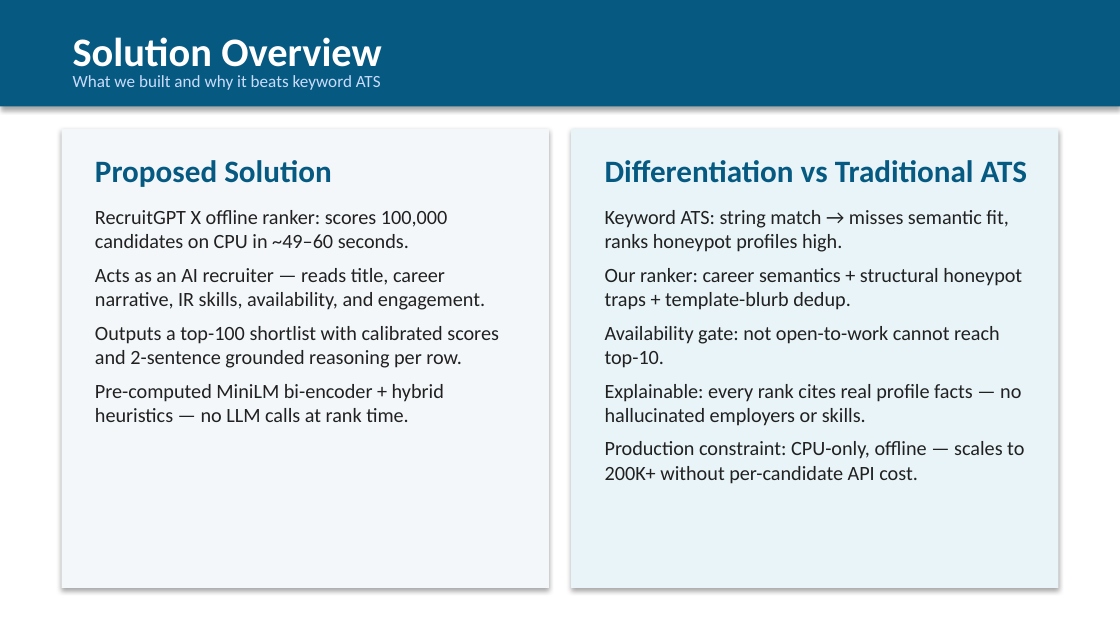
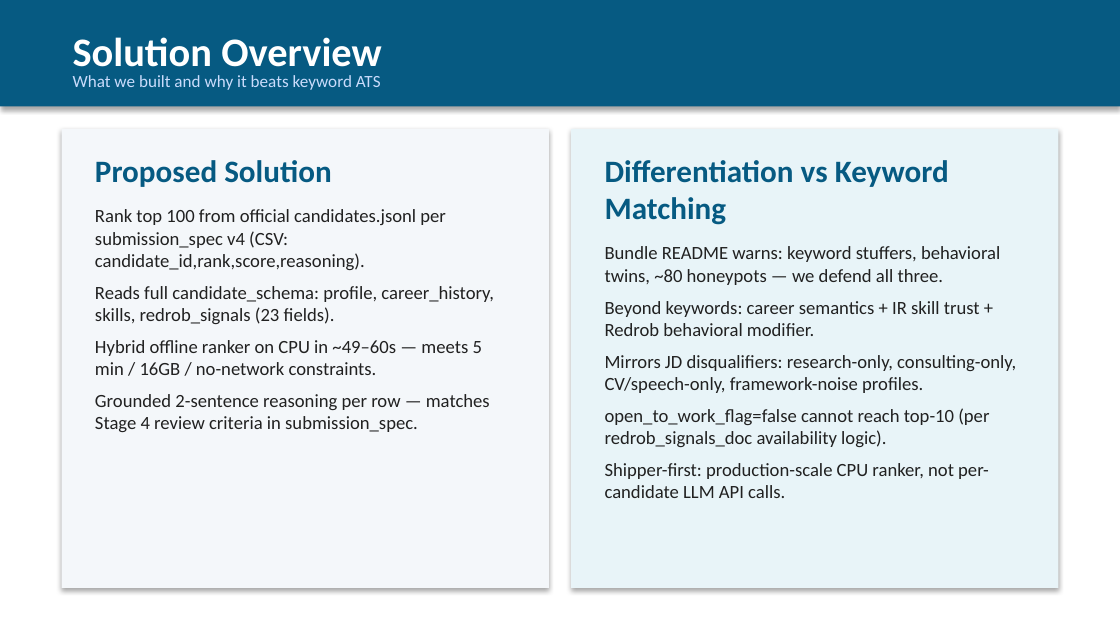
Before and after one commit to rahulx2001/recruitgpt-x, a slide deck: slide 2 of docs/Schadn_Redrob_Submission.pptx. Drawn at 1120x630 pixels with LibreOffice and Linux fonts; fonts in the diff are those of the drawing. Boxes give left, top, right and bottom in pixels: in the first picture for what was removed or moved away, otherwise in the second. Text is boxed around its words. In the diff, an @@ line names an element or a change of style, - is before the commit and + after.

Commit message:
docs: align submission deck with official India Runs challenge bundle
Reference job_description.docx, candidate_schema.json, redrob_signals_doc,
submission_spec v4, README trap types, and sample_submission.csv caveats.

```diff
--- a/docs/Schadn_Redrob_Submission.pptx
+++ b/docs/Schadn_Redrob_Submission.pptx
@@ text at (605,160,1016,498): text changed; size 13 to 12 pt @@
-Differentiation vs Traditional ATS
-Keyword ATS: string match → misses semantic fit, ranks honeypot profiles high.
-Our ranker: career semantics + structural honeypot traps + template-blurb dedup.
-Availability gate: not open-to-work cannot reach top-10.
-Explainable: every rank cites real profile facts — no hallucinated employers or skills.
-Production constraint: CPU-only, offline — scales to 200K+ without per-candidate API cost.
+Differentiation vs Keyword Matching
+Bundle README warns: keyword stuffers, behavioral twins, ~80 honeypots — we defend all three.
+Beyond keywords: career semantics + IR skill trust + Redrob behavioral modifier.
+Mirrors JD disqualifiers: research-only, consulting-only, CV/speech-only, framework-noise profiles.
+open_to_work_flag=false cannot reach top-10 (per redrob_signals_doc availability logic).
+Shipper-first: production-scale CPU ranker, not per-candidate LLM API calls.
@@ text at (95,209,494,432): text changed; size 13 to 12 pt @@
-RecruitGPT X offline ranker: scores 100,000 candidates on CPU in ~49–60 seconds.
-Acts as an AI recruiter — reads title, career narrative, IR skills, availability, and engagement.
-Outputs a top-100 shortlist with calibrated scores and 2-sentence grounded reasoning per row.
-Pre-computed MiniLM bi-encoder + hybrid heuristics — no LLM calls at rank time.
+Rank top 100 from official candidates.jsonl per submission_spec v4 (CSV: candidate_id,rank,score,reasoning).
+Reads full candidate_schema: profile, career_history, skills, redrob_signals (23 fields).
+Hybrid offline ranker on CPU in ~49–60s — meets 5 min / 16GB / no-network constraints.
+Grounded 2-sentence reasoning per row — matches Stage 4 review criteria in submission_spec.
```
Also in this commit, not shown: 4 other slides changed, 1 slide added, 1 slide removed, 4 other files.
